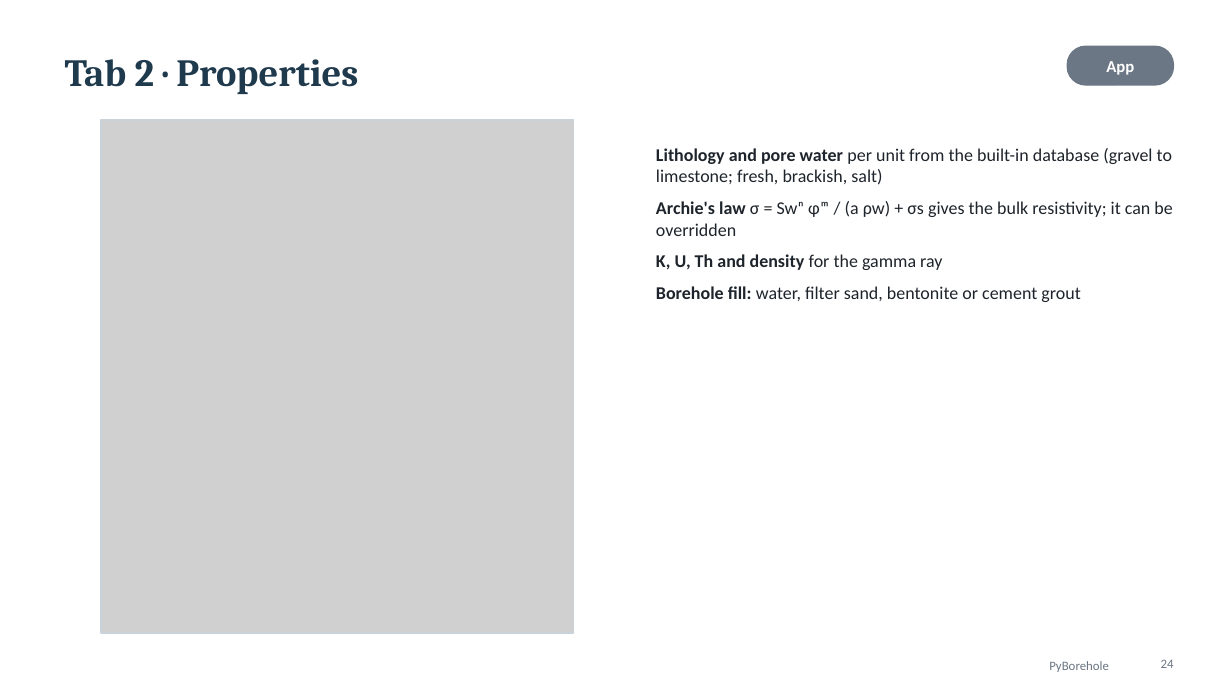
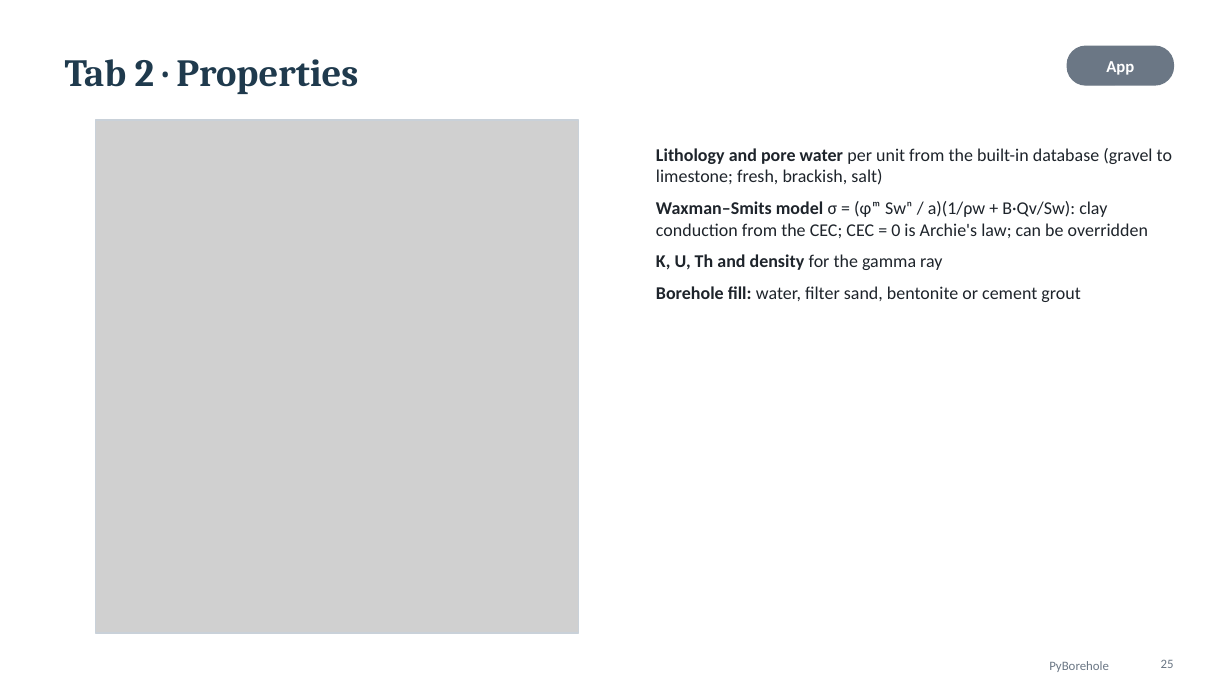
Before and after one commit to mariosgeo/PyBorehole, a slide deck: slide 25 of docs/PyBorehole_presentation.pptx (slide 24 before the commit). Drawn at 1232x693 pixels with LibreOffice and Linux fonts; fonts in the diff are those of the drawing; grey boxes stand for pictures; background and template pictures are left out. Boxes give left, top, right and bottom in pixels: in the first picture for what was removed or moved away, otherwise in the second. Text is boxed around its words. In the diff, an @@ line names an element or a change of style, - is before the commit and + after.

```diff
--- a/docs/PyBorehole_presentation.pptx
+++ b/docs/PyBorehole_presentation.pptx
@@ picture: place and size @@
-picture at <box>101,120,573,633</box>
+picture at <box>96,120,579,633</box>
@@ rectangle: place and size @@
-rectangle at <box>101,120,573,633</box>
+rectangle at <box>96,120,579,633</box>
@@ text at <box>656,201,1148,238</box>: text changed @@
-• Archie's law σ = Swⁿ φᵐ / (a ρw) + σs gives the bulk resistivity; it can be overridden
+• Waxman–Smits model σ = (φᵐ Swⁿ / a)(1/ρw + B·Qv/Sw): clay conduction from the CEC; CEC = 0 is Archie's law; can be overridden
@@ page number at <box>1161,660,1174,668</box>: text changed @@
-24
+25
```
Also in this commit, not shown: 3 other slides changed, 1 slide added, 4 other files.
